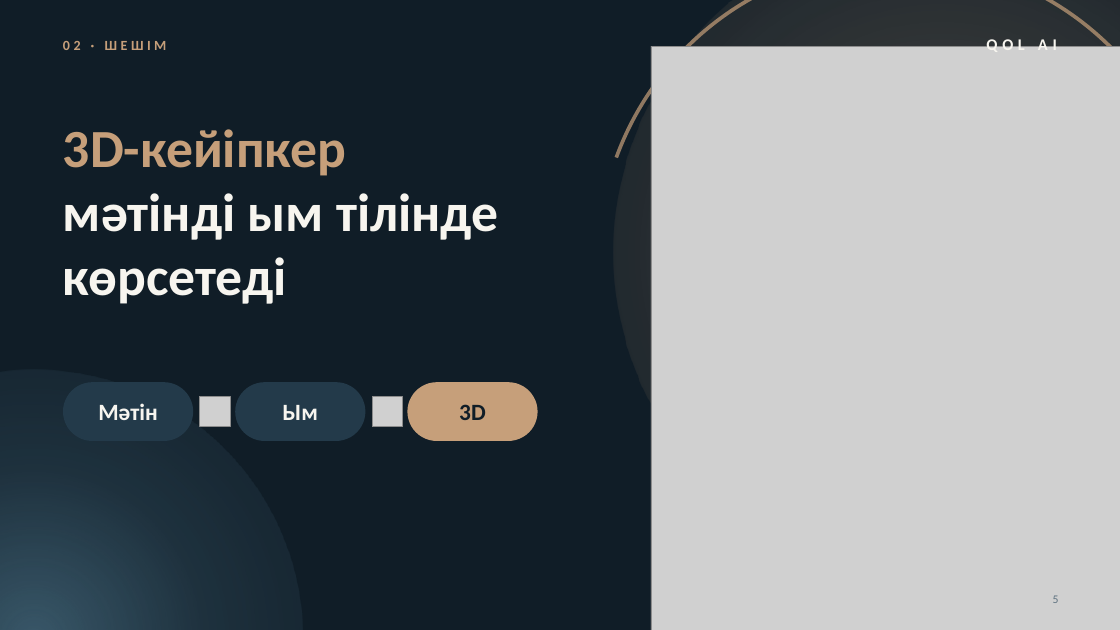
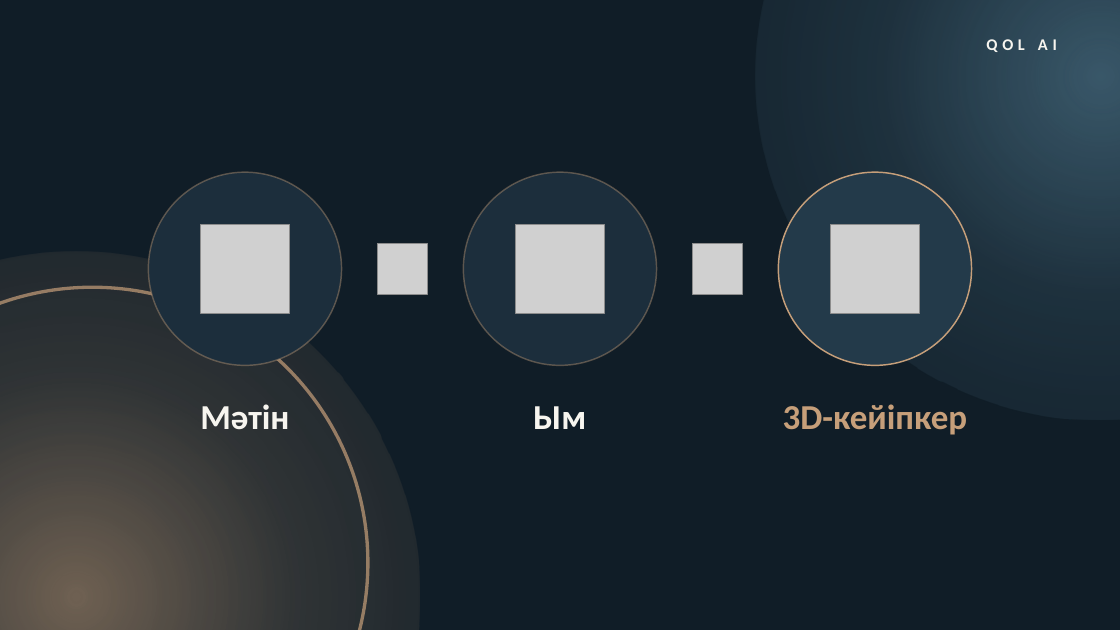
Before and after one commit to LofiSilent/Qol-Ai, a slide deck: slide 4 of presentation/Qol_AI_presentation_KZ.pptx (slide 5 before the commit). Drawn at 1120x630 pixels with LibreOffice and Linux fonts; fonts in the diff are those of the drawing; grey boxes stand for pictures; background and template pictures are left out. Boxes give left, top, right and bottom in pixels: in the first picture for what was removed or moved away, otherwise in the second. Text is boxed around its words. In the diff, an @@ line names an element or a change of style, - is before the commit and + after.

```diff
--- a/presentation/Qol_AI_presentation_KZ.pptx
+++ b/presentation/Qol_AI_presentation_KZ.pptx
@@ ellipse added at <box>756,0,1120,420</box>, fill gradient #527B91 @@
@@ text removed at <box>63,41,167,50</box> @@
-02 · ШЕШІМ
@@ picture removed at <box>651,46,1120,630</box> @@
@@ text removed at <box>63,129,498,304</box> @@
-3D-кейіпкер
-мәтінді ым тілінде көрсетеді
@@ ellipse added at <box>149,172,342,365</box>, fill #1C2E3C, outline #C69F7A 1.25 pt @@
@@ ellipse added at <box>464,172,657,365</box>, fill #1C2E3C, outline #C69F7A 1.25 pt @@
@@ ellipse added at <box>779,172,972,365</box>, fill #233A4A, outline #C69F7A 1.25 pt @@
@@ picture added at <box>201,224,290,313</box> @@
@@ picture added at <box>516,224,605,313</box> @@
@@ picture added at <box>831,224,920,313</box> @@
@@ ellipse: place and size @@
-ellipse at <box>613,0,1120,580</box>
+ellipse at <box>0,252,420,630</box>
@@ picture: place and size @@
-picture at <box>372,397,402,427</box>
+picture at <box>377,244,428,294</box>
@@ picture: place and size @@
-picture at <box>200,397,230,427</box>
+picture at <box>692,244,743,294</box>
@@ arch (boxed as its full ring): place and size @@
-arch (boxed as its full ring) at <box>597,0,1120,563</box>
+arch (boxed as its full ring) at <box>0,286,370,630</box>
@@ ellipse removed at <box>0,370,302,630</box> @@
@@ rounded rectangle removed at <box>63,382,193,441</box> @@
@@ rounded rectangle removed at <box>235,382,365,441</box> @@
@@ rounded rectangle removed at <box>408,382,538,441</box> @@
@@ text "Мәтін": place and size @@
-text "Мәтін" at <box>98,403,158,420</box>
+text "Мәтін" at <box>200,404,289,430</box>
@@ text "Мәтін" at <box>200,404,289,430</box>: size 20 to 30 pt @@
@@ text "Ым" at <box>533,406,586,429</box>: size 20 to 30 pt @@
@@ text "Ым": place and size @@
-text "Ым" at <box>283,405,318,420</box>
+text "Ым" at <box>533,406,586,429</box>
@@ text at <box>783,404,968,435</box>: text changed; size 20 to 30 pt; text colour #101D27 to #C69F7A @@
-3D
+3D-кейіпкер
@@ page number removed at <box>1053,595,1059,603</box> @@
-5
```
Also in this commit, not shown: 5 other slides changed, 1 slide added, 6 slides removed, 3 other files.
